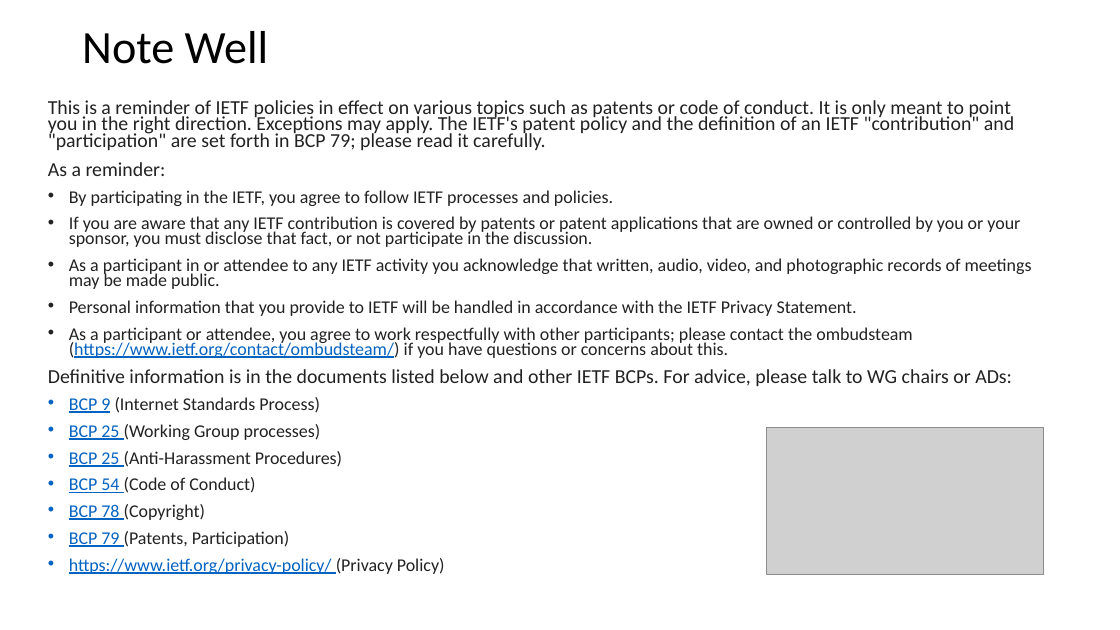
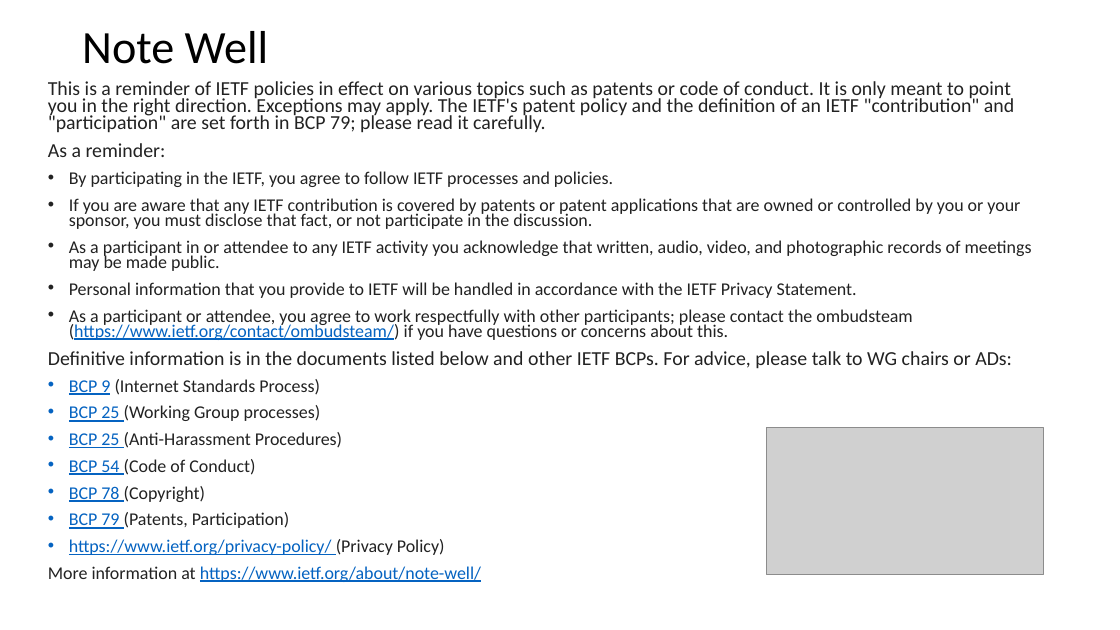
Before and after one commit to danielkinguk/sarah, a slide deck: slide 2 of IETF-111/Materials/SideMeetingModerator.pptx. Drawn at 1120x630 pixels with LibreOffice and Linux fonts; fonts in the diff are those of the drawing; grey boxes stand for pictures. Boxes give left, top, right and bottom in pixels: in the first picture for what was removed or moved away, otherwise in the second. Text is boxed around its words. In the diff, an @@ line names an element or a change of style, - is before the commit and + after.

```diff
--- a/IETF-111/Materials/SideMeetingModerator.pptx
+++ b/IETF-111/Materials/SideMeetingModerator.pptx
@@ text "This is a reminder of ...": place and size @@
-text "This is a reminder of ..." at bbox=[48, 100, 1032, 574]
+text "This is a reminder of ..." at bbox=[48, 81, 1032, 582]
@@ text at bbox=[48, 566, 481, 582]: paragraph added @@
+More information at https://www.ietf.org/about/note-well/
```
Also in this commit, not shown: 1 other slide changed.
